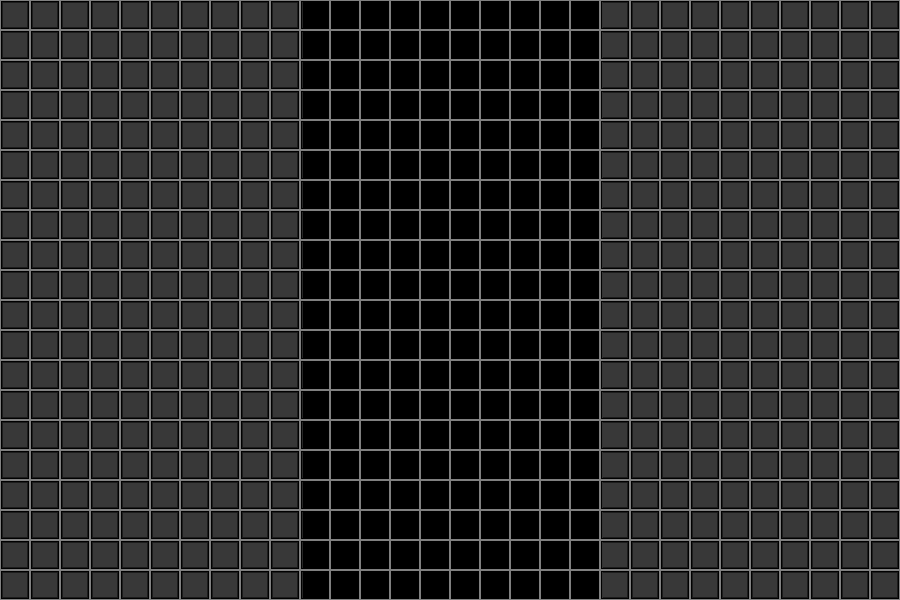
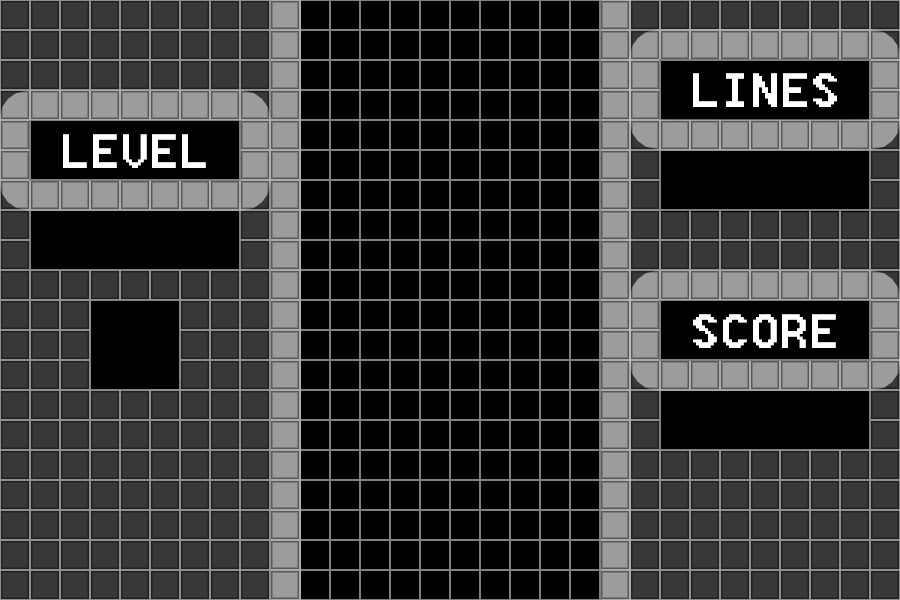
Layer changes from the first 900×600 image to the second:
painted on "Capa 2" over [31, 61, 869, 449]
added layer "LEVEL" above "level text" over [63, 134, 206, 168]
added layer "level text" above "level marco copia" over [31, 121, 239, 179]
added layer "level marco copia" above "level marco" over [90, 300, 181, 390]
added layer "level marco" above "Capa 3 copia 3" over [29, 209, 241, 269]
added layer "Capa 3 copia 3" above "Capa 3 copia 2" over [661, 301, 869, 359]
added layer "Capa 3 copia 2" above "Capa 3" over [659, 389, 871, 449]
added layer "Capa 3" above "Capa 3 copia" over [661, 61, 869, 120]
added layer "Capa 3 copia" above "Capa 1" over [661, 151, 869, 209]
